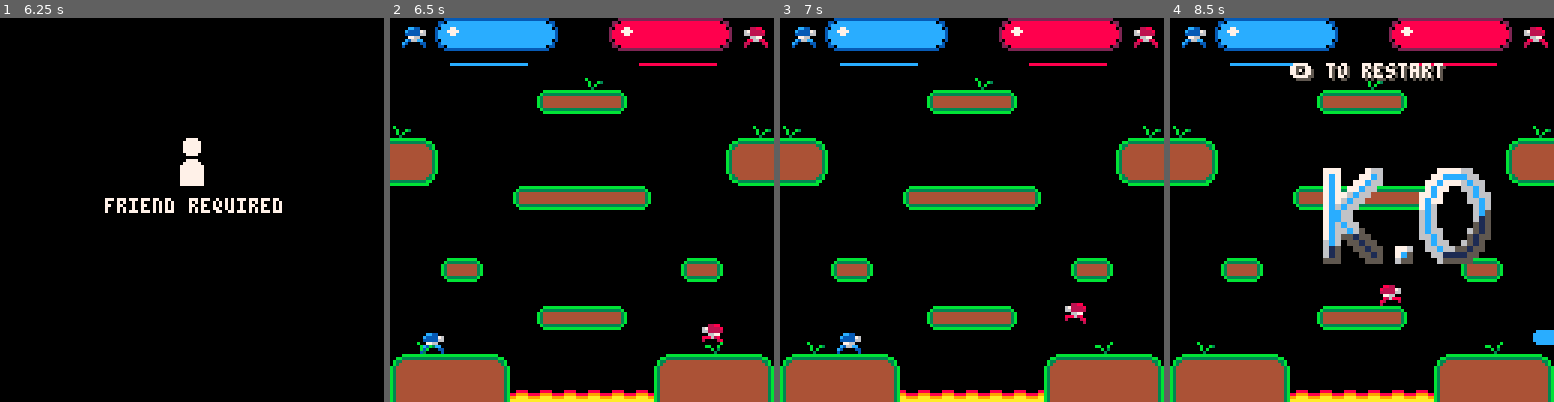
Above: before the commit, frames 1-4 (left to right).
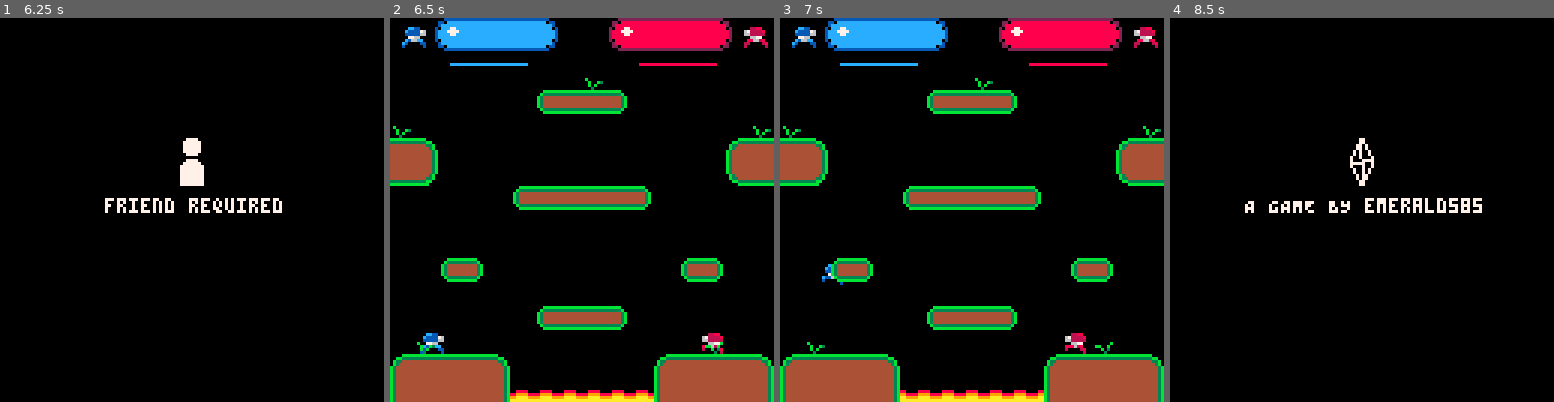
Above: after the commit, the same moments.

Repository: Emerald585/lasercrab
Game: PICO-8 cartridge lasercrab.p8
The game is run twice, just before and just after one commit, with the same random seed, the same clock (stepped at 60 frames per second) and the same inputs.
Inputs:
- Up to frame 1 (6.25 s): tap X (X key) at 0.33, 1.07, 1.85, 2.97, 4.08, 5.2 s; tap O (Z key) at 0.7, 1.7, 2.1, 2.5, 2.9, 3.3, 3.7, 4.1, 4.5, 4.9, 5.3, 5.7, 6.1 s; hold Right 1.6-2.1 s; hold P2 Left 1.6-2.1 s; hold Up 2.15-2.42 s; hold P2 Down 2.15-2.42 s; hold Right 2.47-3.03 s; hold P2 Left 2.47-3.03 s; hold Left 3.08-3.58 s; hold P2 Right 3.08-3.58 s; hold Down 3.63-3.97 s; hold P2 Up 3.63-3.97 s; hold Right 4.02-4.68 s; hold P2 Left 4.02-4.68 s; hold Up 4.73-5.03 s; hold P2 Down 4.73-5.03 s; hold Left 5.08-5.68 s; hold P2 Right 5.08-5.68 s; hold Down 5.73-6.03 s; hold P2 Up 5.73-6.03 s; hold Right from 6.08 s (still down); hold P2 Left from 6.08 s (still down)
- Up to frame 2 (6.5 s): keep holding Right; keep holding P2 Left; tap X (X key) at 6.32 s
- Up to frame 3 (7 s): tap O (Z key) at 6.5, 6.9 s; release Right at 6.58 s; release P2 Left at 6.58 s; hold Right from 6.63 s (still down); hold P2 Left from 6.63 s (still down)
- Up to frame 4 (8.5 s): release Right at 7.13 s; release P2 Left at 7.13 s; hold Up 7.18-7.45 s; hold P2 Down 7.18-7.45 s; tap O (Z key) at 7.3, 7.7, 8.1 s; tap X (X key) at 7.43 s; hold Right 7.5-8.07 s; hold P2 Left 7.5-8.07 s; hold Left from 8.12 s (still down); hold P2 Right from 8.12 s (still down)

Frame 1 is identical in both runs. In frame 2, 0.3% of the frame differs, in the area x 81-87%, y 79-88%; in frame 3, 0.7%; in frame 4, 31%, in the area x 0-100%, y 0-100%.

Commit message:
Both ⬆️ and 🅾️ now jump, bullet outlines.

Diff:
--- a/lasercrab.p8
+++ b/lasercrab.p8
@@ -25,15 +25,6 @@
 	if time() > 4 then print("friend required",35,60) spr(44,60,40,1,2) end
 	if time() < 2 then print("A GAME BY emerald585",25,60) spr(45,60,40,1,2) end
 end
-
-function change_jump()
-	if jump == 2 then jump = 4 dset(0,4)
-	else jump = 2 dset(0,2) end
-end
-
-
-menuitem(1,"change jump mode",change_jump)
-
 
 function effect(x,y,vx,vy,c,s)
 	local fx = {
@@ -184,7 +175,7 @@
 	if tcol(p2.x+8,p2.y+4) and p2.vx > 0 then p2.vx = 0 end
 	if tcol(p2.x+4,p2.y+8,0) and p2.vy > 0 then p2.vy = 0 else p.vy +=0.1 end
 	if tcol(p2.x+4,p2.y+8,0) then p2.vy = 0 else p2.vy +=0.2 end
-	if btn(jump,1) and time() > 6 and tcol(p2.x+4,p2.y+8,0) then sfx(3)p2.vy = -3 end
+	if btn(⬆️,1) and time() > 6 and tcol(p2.x+4,p2.y+8,0) or btn(🅾️,1) and time() > 6 and tcol(p2.x+4,p2.y+8,0) then sfx(3)p2.vy = -3 end
 
 	if p.lac > 50 then p.lac = 50 end
 	if p2.lac > 50 then p2.lac = 50 end
@@ -194,7 +185,7 @@
 	if tcol(p.x+8,p.y+4) and p.vx > 0 then p.vx = 0 end
 	if tcol(p.x+4,p.y+8,0) and p.vy > 0 then p.vy = 0 else p.vy +=0.1 end
 	if tcol(p.x+4,p.y+8,0) then p.vy = 0 else p.vy +=0.01 end
-	if btn(jump) and time() > 6 and tcol(p.x+4,p.y+8,0) then  sfx(3)p.vy = -3 end
+	if btn(🅾️) and time() > 6 and tcol(p.x+4,p.y+8,0) or btn(⬆️) and time() > 6 and tcol(p.x+4,p.y+8,0) then  sfx(3)p.vy = -3 end
 
 	p.vx = mid(-2,p.vx,2)
 	p2.vx = mid(-2,p2.vx,2)
@@ -210,7 +201,11 @@
 end
 
 function _draw()
+	local altc = function(col)if col==12 then return 15 else return 13 end end
 	cls()
+	for b in all(bullet) do
+		circ(b.x,b.y,3,altc(b.c))
+	end
 	for b in all(bullet) do
 		circfill(b.x,b.y,2,b.c)
 	end
@@ -269,14 +264,14 @@
 b344443bb3444444444444444444443b6655556655666655cccccccc0bb00b006150055155007760066c6655155000000077770007070070073b33b000000000
 b344443bb3444444444444444444443bcc6666cc66cccc66cccccccc000b03006150005515007c5000661111550000000000000070070007733b333b00000000
 b344443bb3444444444444444444443bcccccccccccccccccccccccc000030005550000555006550000655555000000000777700700077777333bbbb00000000
-b344443bb3444444444444444444443b000bbbbbbbbbbbbbbbbbb000000aa000000000000000000000000000000000000777777077777007bbbbb33d00000000
-b344443bb3444444444444444444443b00b333333333333333333b00000e8000000e80000000000000000000000000007777777770007007b333b33d00000000
-b344443bb3444444444444444444443b0b34444444444444444443b000ae8900000e800000000000000000000000000077777777070070700b33b3d000000000
-b344443bb3444444444444444444443b0b34444444444444444443b000a889000ee8882000000000000000000000000077777777070070700b33b3d000000000
-b344443b0b34444444444444444443b00b34444444444444444443b00aa9999008888220000000000000000000000000777777770070770000b3bd0000000000
-0b3333b00b33444444444444444433b00b34444444444444444443b00a98894000082000000000000000000000000000777777770070770000b3bd0000000000
-00bbbb0000bb3333333333333333bb0000b333333333333333333b00aa982944000220000000000000000000000000007777777700077000000bd00000000000
-000000000000bbbbbbbbbbbbbbbbb000000bbbbbbbbbbbbbbbbbb000a9994444000000000000000000000000000000007777777700077000000dd00000000000
+b344443bb3444444444444444444443b000bbbbbbbbbbbbbbbbbb000000aa000000000000000000000000000000000000777777077777007bbbbb33500000000
+b344443bb3444444444444444444443b00b333333333333333333b00000e8000000e80000000000000000000000000007777777770007007b333b33500000000
+b344443bb3444444444444444444443b0b34444444444444444443b000ae8900000e800000000000000000000000000077777777070070700b33b35000000000
+b344443bb3444444444444444444443b0b34444444444444444443b000a889000ee8882000000000000000000000000077777777070070700b33b35000000000
+b344443b0b34444444444444444443b00b34444444444444444443b00aa9999008888220000000000000000000000000777777770070770000b3b50000000000
+0b3333b00b33444444444444444433b00b34444444444444444443b00a98894000082000000000000000000000000000777777770070770000b3b50000000000
+00bbbb0000bb3333333333333333bb0000b333333333333333333b00aa982944000220000000000000000000000000007777777700077000000b500000000000
+000000000000bbbbbbbbbbbbbbbbb000000bbbbbbbbbbbbbbbbbb000a99944440000000000000000000000000000000077777777000770000005500000000000
 77700000000000070000000007770007777776660000000000000000000000000000000000000000000000000000000000000000000000000000000000000000
 7c6000000000007c600000007ccc6607ccccccc60cccc0000000cc00cccc0000000000c00000000ccc0000000000000000000000000000000000000000000000
 7c6000000000007c60000007c666c607c66666660c000c00000c0000c000c000000000c00000000c00c000000000000000000000000000000000000000000000
